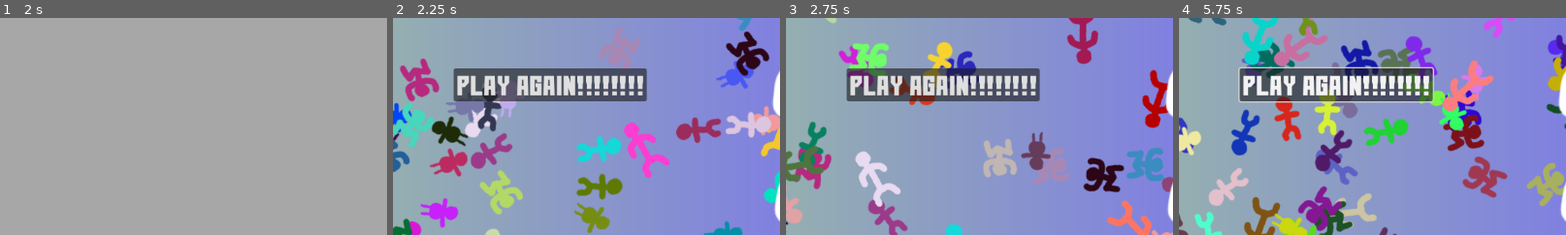
Above: before the commit, frames 1-4 (left to right).
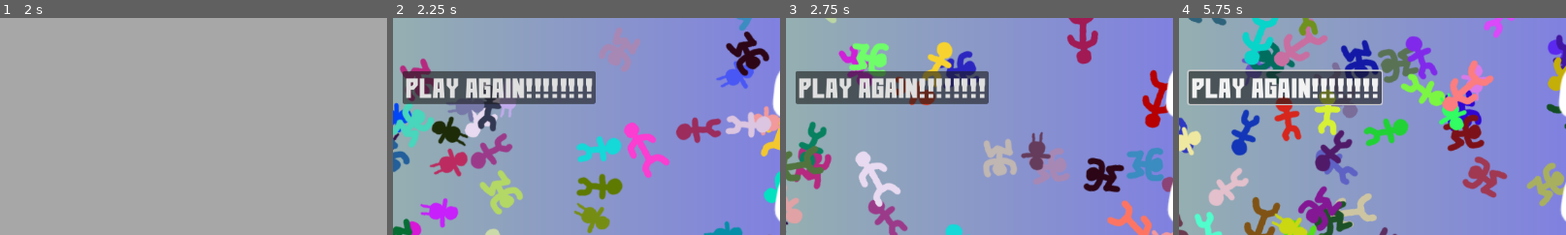
Above: after the commit, the same moments.

Repository: Viggzta/gmtk-jam-2024
Game: Godot game, scene res://scenes/test/victorj/victorj_test.tscn
Two runs of this game, one before a commit and one after it. Both use one fixed random seed, a clock stepped at 60 frames per second and the inputs below. This scene is started directly instead of the project's main scene. Sound files missing from this copy of the repository are replaced by a short silence.
Inputs (mouse positions are % of the whole screen's width and height, from its top left):
- Up to frame 1 (2 s): tap Enter at 0.5 s; move the mouse to (45, 70) at 0.52 s; press the mouse at (45, 70) at 0.53 s; hold W (up) from 0.53 s (still down); tap Space (conversation_skip) at 1.25 s; move the mouse to (80, 65) at 1.27 s; release the mouse at (80, 65) at 1.28 s; right-click (80, 65) at 1.35 s
- Up to frame 2 (2.25 s): tap Enter at 2 s; move the mouse to (20, 35) at 2.02 s; release W (up) at 2.03 s; hold A (left) from 2.03 s (still down); hold B from 2.03 s (still down)
- Up to frame 3 (2.75 s): keep holding A (left); keep holding B
- Up to frame 4 (5.75 s): release A (left) at 2.75 s; release B at 2.75 s; click "PLAY AGAIN!!!!!!!!" at 2.75 s; click "PLAY AGAIN!!!!!!!!" at 3.5 s; click "PLAY AGAIN!!!!!!!!" at 4.25 s; move the mouse to (55, 50) at 5.02 s; hold A (left) from 5.03 s (still down); click (55, 50) at 5.1 s
The pictures show only the part of the screen within x 18-67%, y 34-84%; the shares and areas given below are measured in that part.

Frame 1 is identical in both runs. In frame 2, 7.5% of the frame differs, in the area x 2-66%, y 23-40%; in frame 3, 7.5%; in frame 4, 8.5%, in the area x 2-66%, y 22-41%.

Commit message:
More win screen stuff

Diff:
--- a/src/scenes/fx/talker.gd
+++ b/src/scenes/fx/talker.gd
@@ -29,6 +29,9 @@
 	'x': preload("res://audio/alphabet/victor/x.wav"),
 	'y': preload("res://audio/alphabet/victor/y.wav"),
 	'z': preload("res://audio/alphabet/victor/z.wav"),
+	'å': preload("res://audio/alphabet/victor/å.wav"),
+	'ä': preload("res://audio/alphabet/victor/ä.wav"),
+	'ö': preload("res://audio/alphabet/victor/ö.wav"),
 }
 
 ### Returns the length of the sound in seconds
--- a/src/scenes/ui/win_screen.gd
+++ b/src/scenes/ui/win_screen.gd
@@ -29,6 +29,8 @@
 	"I need to go get my laundry, please leave.",
 	"Poop",
 	"Meow",
+	"A big thank you to the devs: Victor Jelmlin. Henrik Hedström. Viktor Rörlien. Felix Kaaman. Oliver Dageson",
+	"This game was made during the Game Maker's Toolkit Jam 2024"
 ]
 
 # Called when the node enters the scene tree for the first time.
--- a/src/scenes/ui/win_screen.tscn
+++ b/src/scenes/ui/win_screen.tscn
@@ -52,10 +52,10 @@
 anchor_top = 0.5
 anchor_right = 0.5
 anchor_bottom = 0.5
-offset_left = -224.0
-offset_top = -31.0
-offset_right = -57.0
-offset_bottom = 18.0
+offset_left = -360.0
+offset_top = -27.0
+offset_right = -73.0
+offset_bottom = 22.0
 grow_horizontal = 2
 grow_vertical = 2
 theme_override_fonts/font = ExtResource("3_353re")
Not shown, added: src/audio/alphabet/victor/ä.wav.import
Not shown, added: src/audio/alphabet/victor/å.wav.import
Not shown, added: src/audio/alphabet/victor/ö.wav.import
Not shown, added: src/audio/alphabet/victor/ä.wav
Not shown, added: src/audio/alphabet/victor/å.wav
Not shown, added: src/audio/alphabet/victor/ö.wav
